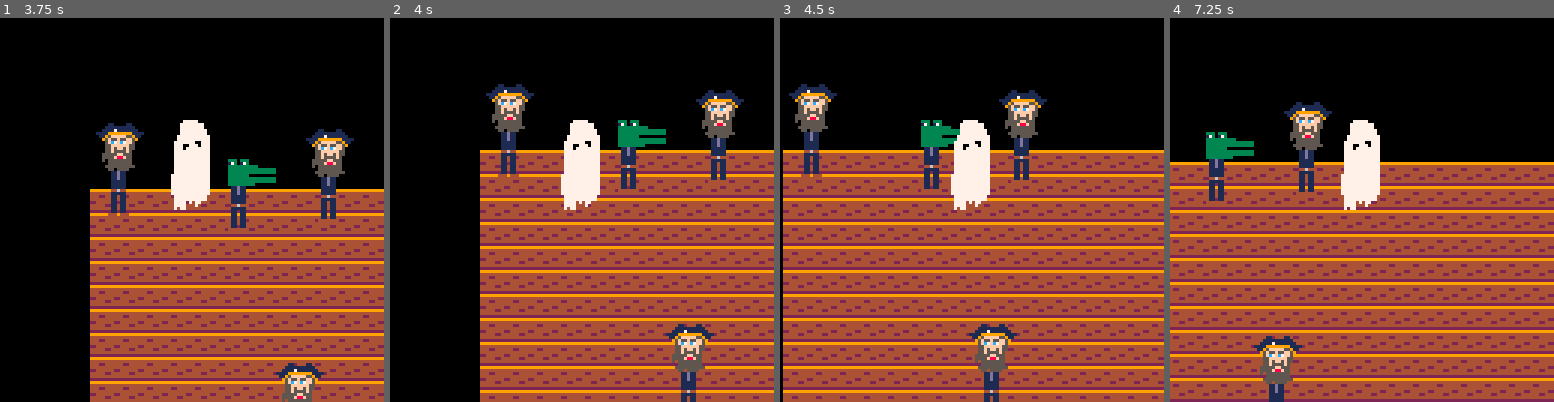
Above: before the commit, frames 1-4 (left to right).
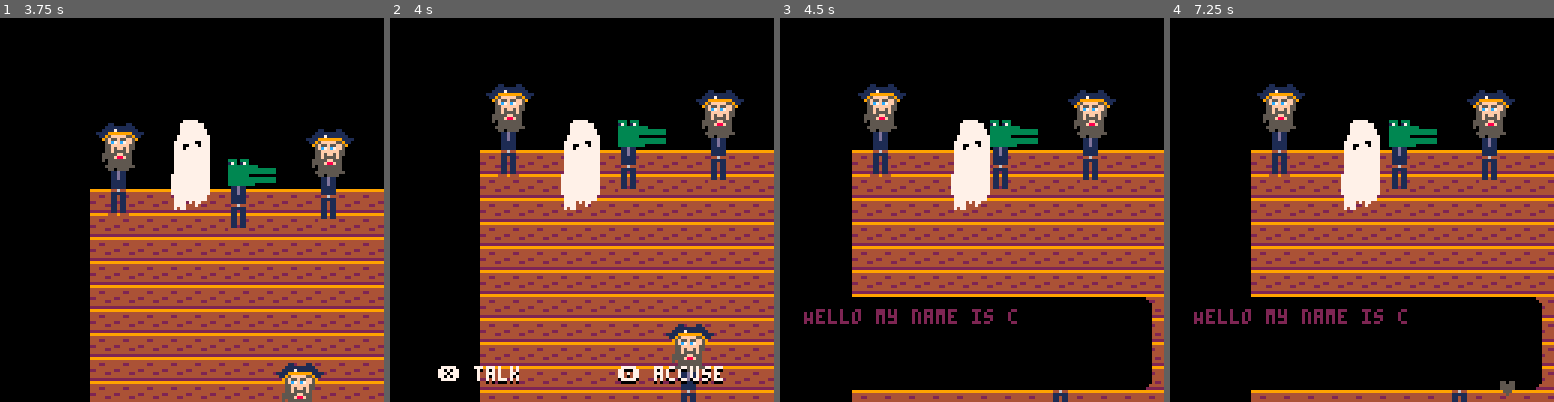
Above: after the commit, the same moments.

Repository: Alfie-Edwards/jaccuse
Game: PICO-8 cartridge game.p8
Two runs of this game, one before a commit and one after it. Both use one fixed random seed, a clock stepped at 60 frames per second and the inputs below.
Inputs (mouse positions are in pixels of both pictures, inside the frame that each line leads up to):
- Up to frame 1 (3.75 s): tap X (X key) at 0.33, 1.07, 1.85, 2.97 s; click (280, 121) at 0.67 s; tap O (Z key) at 0.7, 1.7, 2.1, 2.5, 2.9, 3.3, 3.7 s; click (46, 267) at 1.22 s; hold Right 1.6-2.1 s; click (107, 114) at 1.77 s; hold Up 2.15-2.42 s; click (172, 259) at 2.32 s; hold Right 2.47-3.03 s; click (234, 106) at 2.87 s; hold Left 3.08-3.58 s; click (295, 256) at 3.42 s; hold Down from 3.63 s (still down)
- Up to frame 2 (4 s): release Down at 3.97 s; click (451, 102) at 3.97 s
- Up to frame 3 (4.5 s): hold Right from 4.02 s (still down); tap X (X key) at 4.08 s; tap O (Z key) at 4.1 s
- Up to frame 4 (7.25 s): tap O (Z key) every 0.4 s from 4.5 to 6.9 s; click (1292, 248) at 4.52 s; release Right at 4.68 s; hold Up 4.73-5.03 s; click (1354, 94) at 5.07 s; hold Left 5.08-5.68 s; tap X (X key) at 5.2, 6.32 s; click (1419, 244) at 5.62 s; hold Down 5.73-6.03 s; hold Right 6.08-6.58 s; click (1481, 90) at 6.17 s; hold Right 6.63-7.13 s; click (1246, 236) at 6.72 s; hold Up from 7.18 s (still down)

Frame 1 is identical in both runs. In frame 2, 1.2% of the frame differs, in the area x 12-87%, y 90-96%; in frame 3, 40%; in frame 4, 57%, in the area x 0-100%, y 17-100%.

Commit message:
Basic dialogue controls

Diff:
--- a/game.p8
+++ b/game.p8
@@ -29,6 +29,7 @@
 function _update60()
 	update_mouse()
 	update_player()
+	update_interaction()
 	update_speech()
 end
 
@@ -49,6 +50,7 @@
 
 	camera(0, 0)
 	draw_speech()
+	draw_interaction_prompt()
 	-- draw_mouse()
 end
 
@@ -61,6 +63,27 @@
 
 function strobe(period, offset)
 	return (t() - (offset or 0) + period) % (period * 2) < period
+end
+
+
+function print_centered(text, y, offset)
+    print(text, (128 - lnpx(text)) / 2 + (offset or 0), y)
+end
+
+
+-- util ------------------------
+
+
+function funnysqdist(x1, y1, x2, y2)
+	-- max int is 32767 so have to scale down all the numbers...
+	local dx = (x2 - x1) / 64
+	local dy = (y2 - y1) / 64
+	return dx * dx + dy * dy
+end
+
+
+function lnpx(text) -- length of text in pixels
+	return print(text, 0, 999999)
 end
 
 
--- a/player.lua
+++ b/player.lua
@@ -6,17 +6,19 @@
 end
 
 function update_player()
-	if btn(0) then
-		player.x = max(player.x - 1, 0)
-	end
-	if btn(1) then
-		player.x = min(player.x + 1, 256)
-	end
-	if btn(2) then
-		player.y = max(player.y - 1, 0)
-	end
-	if btn(3) then
-		player.y = min(player.y + 1, 256)
+	if not saying then
+		if btn(0) then
+			player.x = max(player.x - 1, 0)
+		end
+		if btn(1) then
+			player.x = min(player.x + 1, 256)
+		end
+		if btn(2) then
+			player.y = max(player.y - 1, 0)
+		end
+		if btn(3) then
+			player.y = min(player.y + 1, 256)
+		end
 	end
 end
 
--- a/scenario.lua
+++ b/scenario.lua
@@ -56,9 +56,55 @@
 	}
 }
 
+
 function init_scenario()
 	scenario = main
+	interaction = nil
 end
+
+
+function get_interaction()
+	if saying then
+		return nil
+	end
+	local closest
+	local closest_dist = 999
+	for _, guest in ipairs(scenario.guests) do
+		-- Feels odd talking to people from behind.
+		if player.y > guest.y then
+			local dist = funnysqdist(guest.x, guest.y, player.x, player.y)
+			if dist < closest_dist then
+				closest = guest
+				closest_dist = dist
+			end
+		end
+	end
+	if closest_dist < 0.15 then
+		return closest
+	end
+end
+
+
+function update_interaction()
+	interaction = get_interaction()
+	printh(interaction)
+
+	if interaction and btnp(4) then
+		say(interaction.dialogue)
+		interaction = nil
+	end
+end
+
+
+function draw_interaction_prompt()
+	if interaction then
+		color(0)
+		print_centered("❎ talk        🅾️ accuse", 117)
+		color(7)
+		print_centered("❎ talk        🅾️ accuse", 116)
+	end
+end
+
 
 function draw_characters()
 	for _, guest in ipairs(scenario.guests) do
